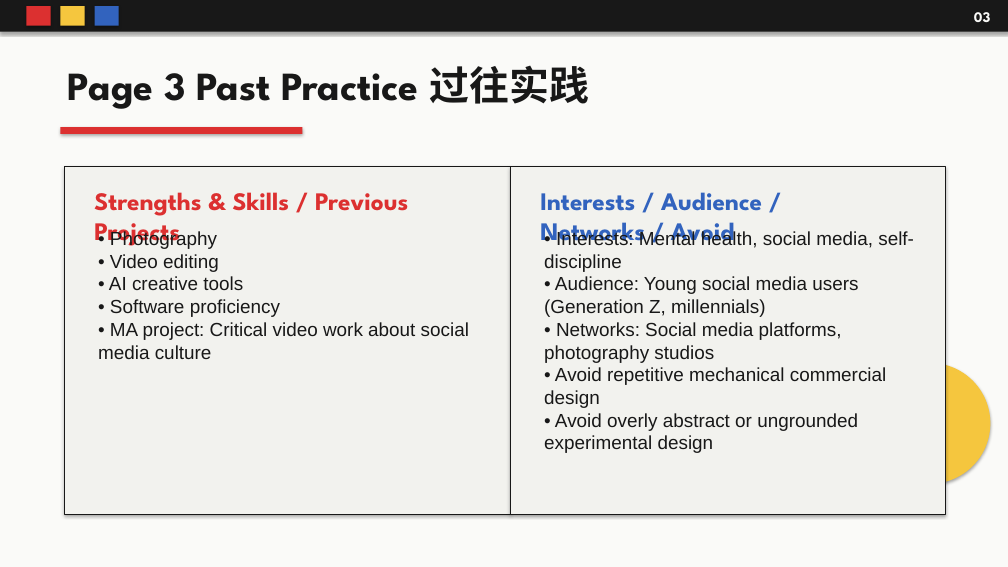
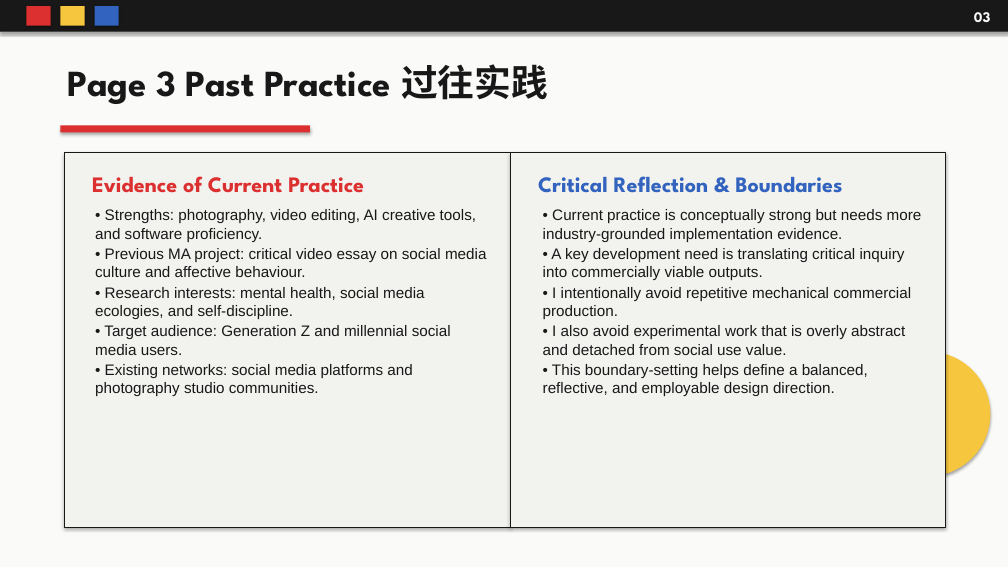
Before and after one commit to maotianyi12138-eng/-, a slide deck: slide 3 of Finding_Direction_Through_Exploration_Bauhaus.pptx. Drawn at 1008x567 pixels with LibreOffice and Linux fonts; fonts in the diff are those of the drawing. Boxes give left, top, right and bottom in pixels: in the first picture for what was removed or moved away, otherwise in the second. Text is boxed around its words. In the diff, an @@ line names an element or a change of style, - is before the commit and + after.

```diff
--- a/Finding_Direction_Through_Exploration_Bauhaus.pptx
+++ b/Finding_Direction_Through_Exploration_Bauhaus.pptx
@@ text "Page 3 Past Practice 过往实践" at [68, 64, 548, 104]: size 38 to 35 pt @@
@@ rectangle: place and size @@
-rectangle at [60, 127, 302, 134]
+rectangle at [60, 126, 310, 132]
@@ rectangle: place and size @@
-rectangle at [64, 166, 510, 514]
+rectangle at [64, 153, 510, 527]
@@ text at [92, 176, 364, 193]: text changed; size 24 to 21 pt @@
-Strengths & Skills / Previous Projects
+Evidence of Current Practice
@@ rectangle: place and size @@
-rectangle at [510, 166, 945, 514]
+rectangle at [510, 153, 945, 527]
@@ text at [538, 176, 842, 193]: text changed; size 24 to 21 pt @@
-Interests / Audience / Networks / Avoid
+Critical Reflection & Boundaries
@@ text at [95, 209, 486, 396]: text changed; size 18 to 14.5 pt @@
-• Photography
-• Video editing
-• AI creative tools
-• Software proficiency
-• MA project: Critical video work about social media culture
+• Strengths: photography, video editing, AI creative tools, and software proficiency.
+• Previous MA project: critical video essay on social media culture and affective behaviour.
+• Research interests: mental health, social media ecologies, and self-discipline.
+• Target audience: Generation Z and millennial social media users.
+• Existing networks: social media platforms and photography studio communities.
@@ text at [543, 209, 922, 396]: text changed; size 18 to 14.5 pt @@
-• Interests: Mental health, social media, self-discipline
-• Audience: Young social media users (Generation Z, millennials)
-• Networks: Social media platforms, photography studios
-• Avoid repetitive mechanical commercial design
-• Avoid overly abstract or ungrounded experimental design
+• Current practice is conceptually strong but needs more industry-grounded implementation evidence.
+• A key development need is translating critical inquiry into commercially viable outputs.
+• I intentionally avoid repetitive mechanical commercial production.
+• I also avoid experimental work that is overly abstract and detached from social use value.
+• This boundary-setting helps define a balanced, reflective, and employable design direction.
@@ ellipse: place and size @@
-ellipse at [870, 363, 991, 484]
+ellipse at [866, 352, 991, 476]
@@ ellipse: place and size @@
-ellipse at [817, 416, 907, 507]
+ellipse at [809, 405, 907, 503]
```
Also in this commit, not shown: 7 other slides changed.
